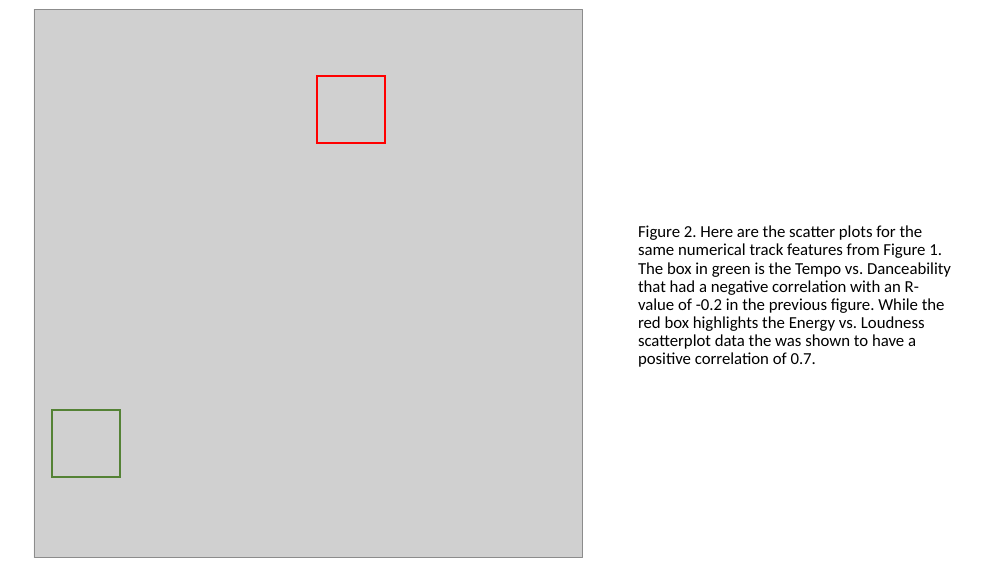
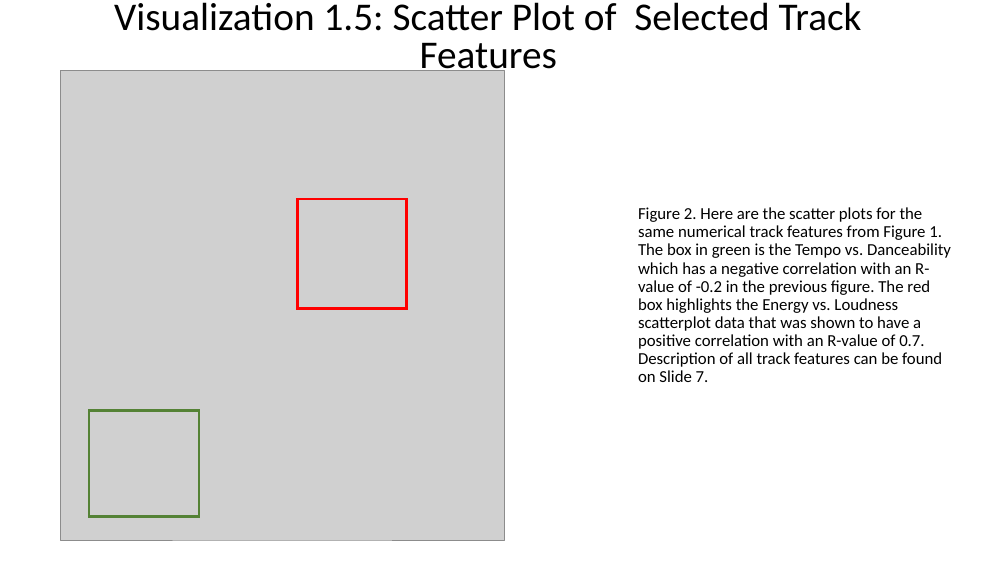
Before and after one commit to sschwartzdata/onramp_project, a slide deck: slide 4 of Submissions/images/Visualizations.pptx (slide 3 before the commit). Drawn at 1008x567 pixels with LibreOffice and Linux fonts; fonts in the diff are those of the drawing; grey boxes stand for pictures. Boxes give left, top, right and bottom in pixels: in the first picture for what was removed or moved away, otherwise in the second. Text is boxed around its words. In the diff, an @@ line names an element or a change of style, - is before the commit and + after.

Commit message:
final_cleaning
cleaned visualizations

```diff
--- a/Submissions/images/Visualizations.pptx
+++ b/Submissions/images/Visualizations.pptx
@@ text added at <box>114,2,862,78</box>, 37.4 pt, text #000000 @@
+Visualization 1.5: Scatter Plot of Selected Track Features
@@ picture: place and size @@
-picture at <box>34,9,583,558</box>
+picture at <box>60,71,504,541</box>
@@ rectangle: place and size @@
-rectangle at <box>317,76,385,143</box>
+rectangle at <box>298,199,407,309</box>
@@ title at <box>638,207,951,382</box>: text changed @@
-Figure 2. Here are the scatter plots for the same numerical track features from Figure 1. The box in green is the Tempo vs. Danceability that had a negative correlation with an R-value of -0.2 in the previous figure. While the red box highlights the Energy vs. Loudness scatterplot data the was shown to have a positive correlation of 0.7.
+Figure 2. Here are the scatter plots for the same numerical track features from Figure 1. The box in green is the Tempo vs. Danceability which has a negative correlation with an R-value of -0.2 in the previous figure. The red box highlights the Energy vs. Loudness scatterplot data that was shown to have a positive correlation with an R-value of 0.7.
+Description of all track features can be found on Slide 7.
@@ rectangle: place and size @@
-rectangle at <box>52,410,120,477</box>
+rectangle at <box>88,411,199,516</box>
```
Also in this commit, not shown: 4 other slides changed, 2 slides added, 13 other files.
